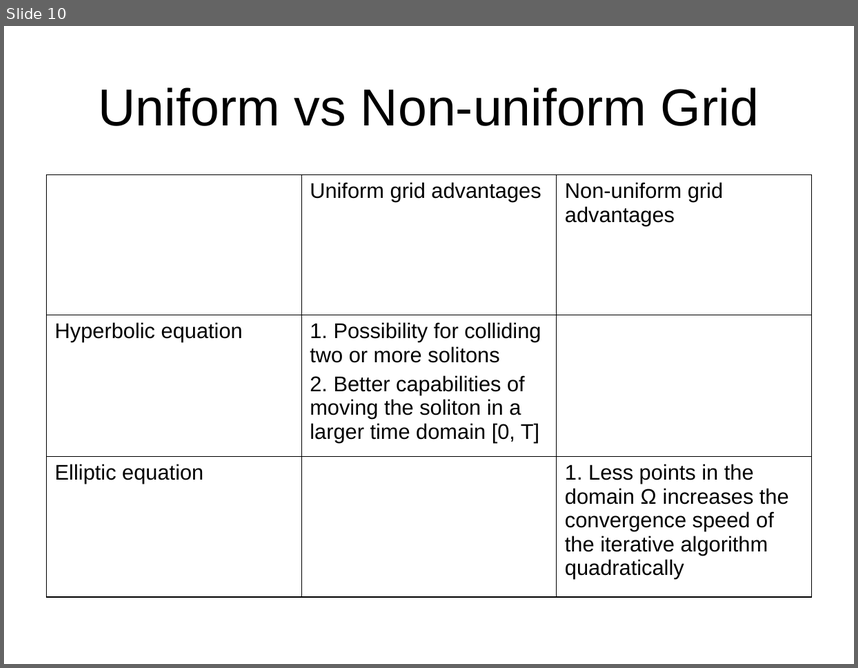
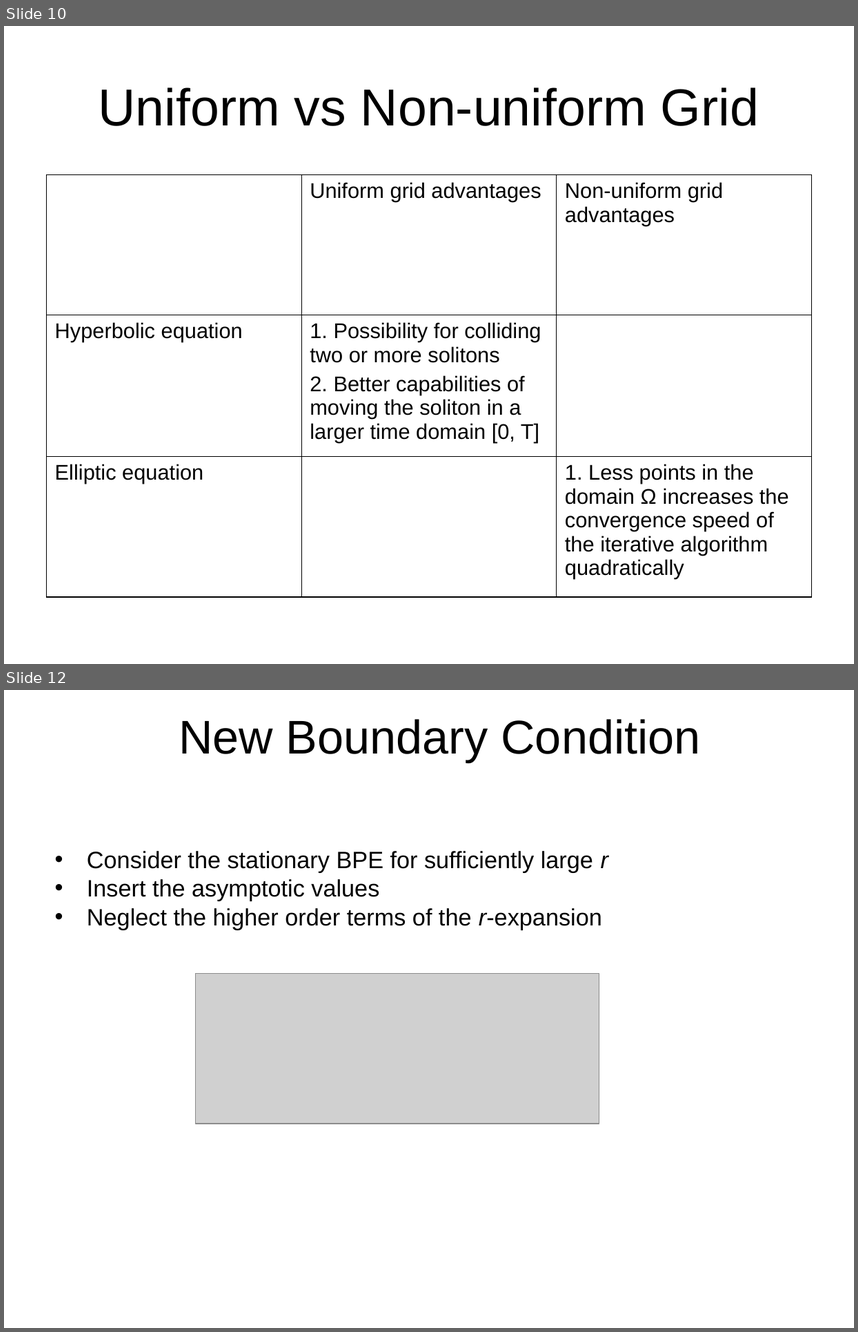
Before and after one commit to CloakMe/Boussinesq, a slide deck: Docu/Presentation Linz/Presentation.ppt. Shown one above the other, each under a label of ours: slide 10 before the commit, slides 10 and 12 after it; the slides between them are not shown. The pictures are 858x668 and 858x1332 pixels, drawn with LibreOffice and Linux fonts; fonts in the diff are those of the drawing; grey boxes stand for pictures. Boxes give left, top, right and bottom in pixels: in the first picture for what was removed or moved away, otherwise in the second. Text is boxed around its words. In the diff, an @@ line names an element or a change of style, - is before the commit and + after.

```diff
--- a/Docu/Presentation Linz/Presentation.ppt
+++ b/Docu/Presentation Linz/Presentation.ppt
@@ slide 12 added at (4, 690, 854, 1328), background #FFFFFF @@
@@ title added at (179, 719, 701, 762), 40 pt, text #000000 @@
+New Boundary Condition
@@ text added at (87, 851, 608, 929), 20 pt, text #000000 @@
+• Consider the stationary BPE for sufficiently large r
+• Insert the asymptotic values
+• Neglect the higher order terms of the r-expansion
@@ picture added at (195, 973, 599, 1123) @@
```
Also in this commit, not shown: 7 other slides added, 1 slide removed, 1 other file.
